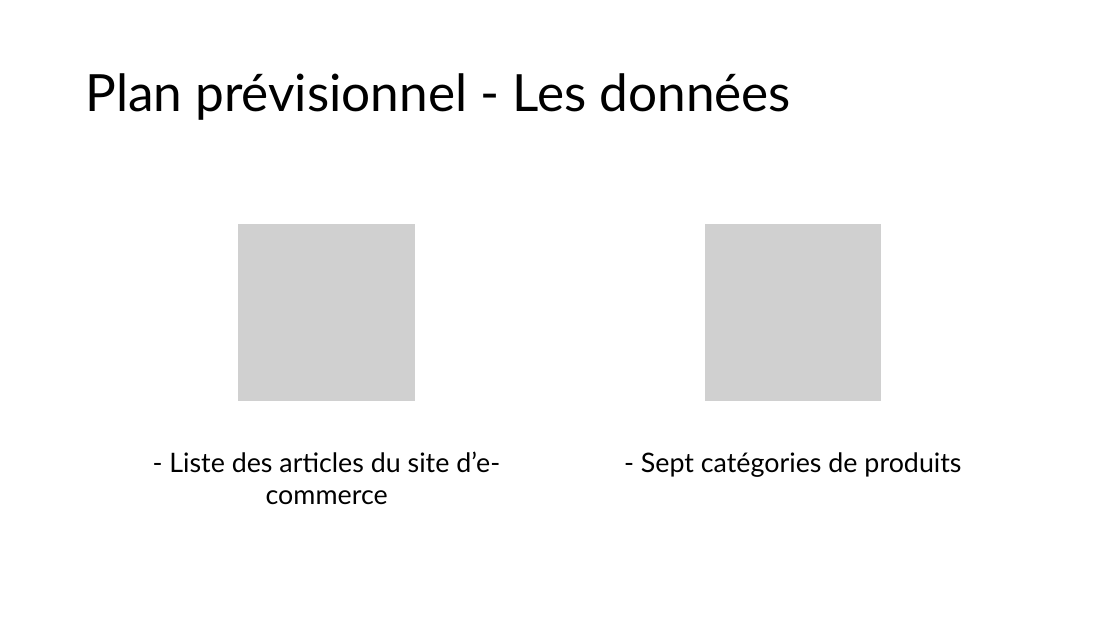
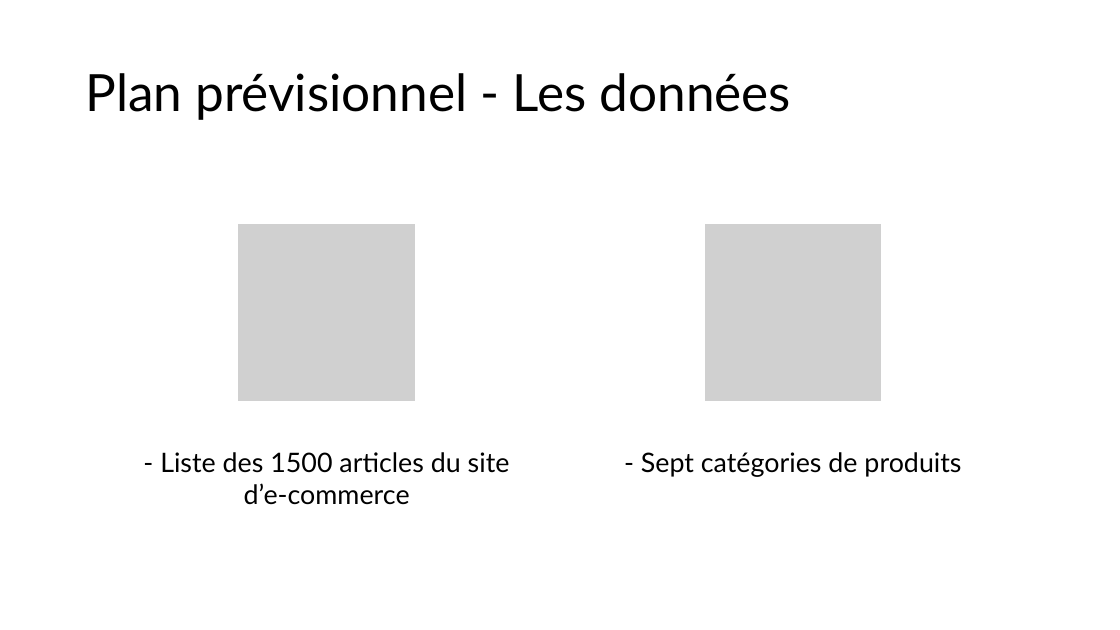
Before and after one commit to alexandre-petit/Cost_benefit_of_LLMs, a slide deck: slide 3 of 5_présentation.pptx. Drawn at 1120x630 pixels with LibreOffice and Linux fonts; fonts in the diff are those of the drawing; grey boxes stand for pictures. Boxes give left, top, right and bottom in pixels: in the first picture for what was removed or moved away, otherwise in the second. Text is boxed around its words. In the diff, an @@ line names an element or a change of style, - is before the commit and + after.

```diff
--- a/5_présentation.pptx
+++ b/5_présentation.pptx
@@ text at [160, 452, 510, 505]: text changed @@
-- Liste des articles du site d’e-commerce
+- Liste des 1500 articles du site d’e-commerce
```
Also in this commit, not shown: 1 other slide changed, 3 other files.
